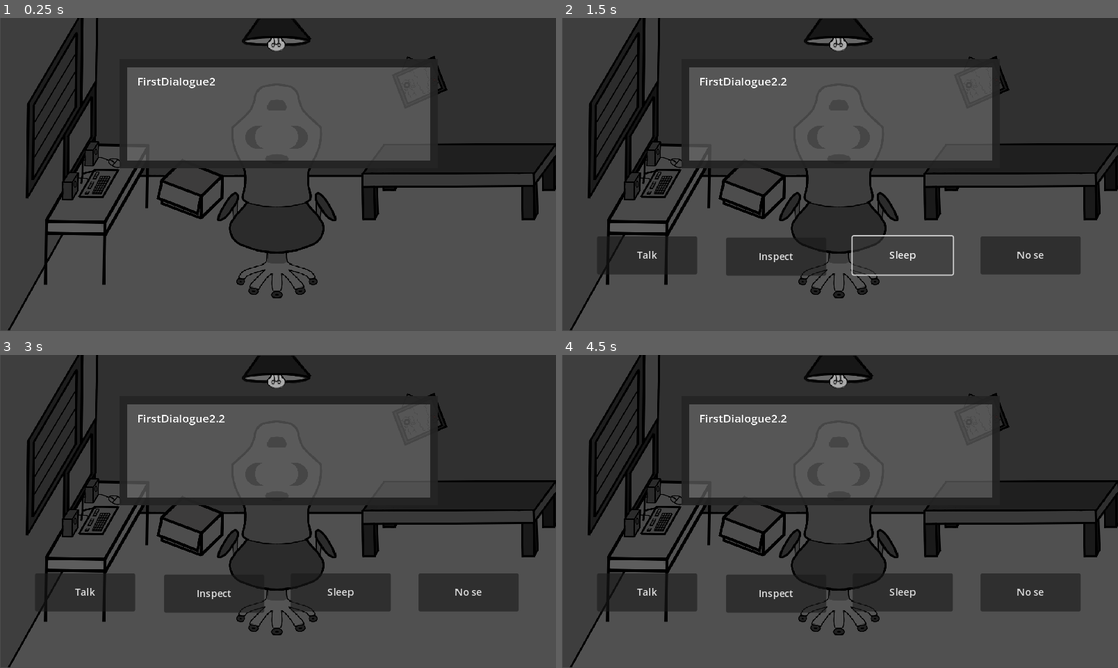
Above: before the commit, frames 1-4 (two rows, left to right).
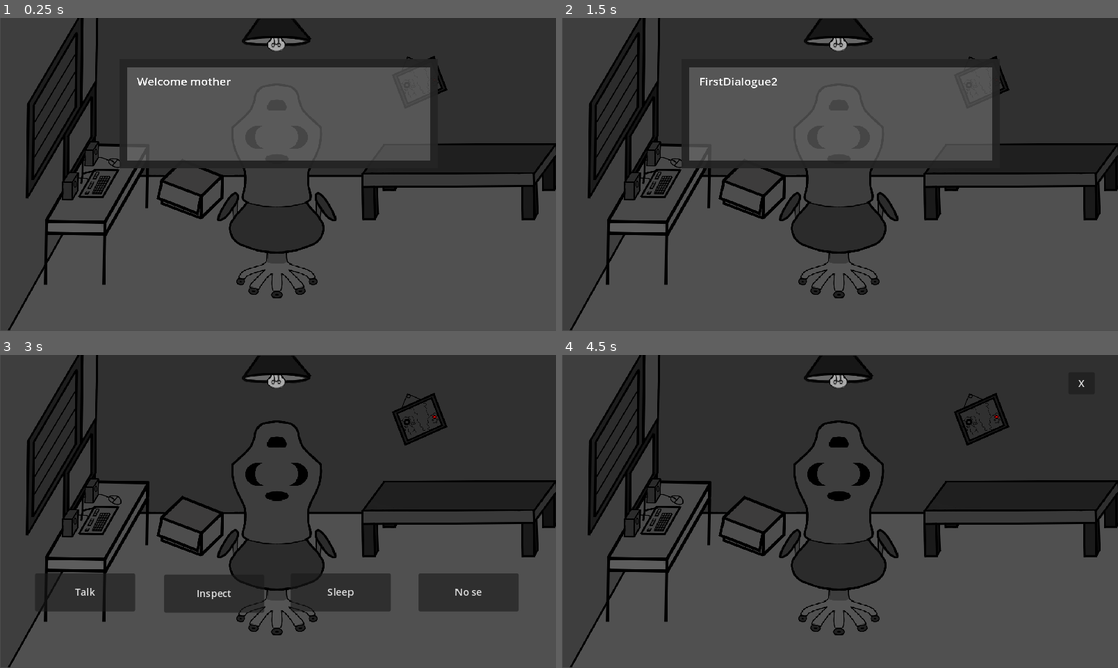
Above: after the commit, the same moments.

Repository: IkerFe/Paranoia
Game: Godot game, scene res://scenes/paranoia.tscn
Same seed, same stepped clock (60 frames per second), same inputs: the game is played once before the commit and once after it.
Inputs (mouse positions are in pixels of both pictures, inside the frame that each line leads up to):
- Up to frame 1 (0.25 s): no input
- Up to frame 2 (1.5 s): tap Enter at 0.5, 0.6 s; move the mouse to (962, 158) at 0.52 s; click (962, 158) at 0.67 s; tap Space at 0.77, 0.8, 1.07 s; click (934, 262) at 1.25 s, where only the run after the commit has a clickable "Yes"
- Up to frame 3 (3 s): click (83, 592) at 2 s, where only the run before the commit has a clickable "Talk"; tap Space at 2.75, 2.85 s; move the mouse to (166, 527) at 2.77 s; click (166, 527) at 2.92 s
- Up to frame 4 (4.5 s): tap Space at 3.02, 3.32 s; tap Enter at 3.05, 4.25, 4.35 s; click (778, 592) at 3.5 s, where only the run after the commit has a clickable "Inspect"; move the mouse to (895, 442) at 4.27 s; click (895, 442) at 4.42 s

The runs differ from the first frame. In frame 1, 0.2% of the frame differs, in the area x 24-42%, y 19-23%; in frame 2, 6.2%; in frame 3, 17%; in frame 4, 24%, in the area x 7-94%, y 8-83%.
Error before the commit: Invalid access of index '0' on a base object of type: 'Array'. (res://scripts/global.gd:12)

Commit message:
Texto funcional

Diff:
--- a/Paranoia/scripts/She.gd
+++ b/Paranoia/scripts/She.gd
@@ -3,44 +3,23 @@
 # Referencia al RichTextLabel que mostrará el diálogo
 @export var dialogueProtagonist: RichTextLabel
 @export var backgroundDialogueProtagonist: Sprite2D
-var numActualDialogue:int = 0
+
 # Para ocultarlo
 func _ready():
-	print("OrderDialogue Value: ", Global.OrderDialogue)  # Verifica el valor actual
-	# Mostrar el primer diálogo al inicio
-	match Global.OrderDialogue:
-		1:
-			Global.dialogue = [
-				"FirstDialogue1",
-				"FirstDialogue1.1",
-				"FirstDialogue1.2",
-				"FirstDialogue1.3",
-				"FirstDialogue1.4",
-				"FirstDialogue1.5",
-			]
-		2:
-			Global.dialogue = [
-				"FirstDialogue2",
-				"FirstDialogue2.1",
-				"FirstDialogue2.2",
-			]
-
-	Global.update_dialogue_text(dialogueProtagonist, numActualDialogue)
+	Global.DialogueActive = true
+	Global.TextDialogueProta()
+	Global.avanzar_dialogo(dialogueProtagonist)
 
 func _input(event):
 	if event.is_pressed() and (
 	event is InputEventMouseButton and event.button_index != MOUSE_BUTTON_WHEEL_UP and event.button_index != MOUSE_BUTTON_WHEEL_DOWN
 	or event is InputEventScreenTouch
 	or event is InputEventKey and (event.keycode == KEY_ENTER or event.keycode == KEY_SPACE)):
-		avanzar_dialogo()
+		Global.avanzar_dialogo(dialogueProtagonist)
+	if Global.EndDialogue == true:
+		end_dialogue()
 
-func avanzar_dialogo():
-	# Si hay más diálogos disponibles, actualiza el texto
-	if numActualDialogue < Global.dialogue.size() - 1:
-		numActualDialogue += 1
-		print(numActualDialogue)
-		Global.update_dialogue_text(dialogueProtagonist,numActualDialogue)
-	else:
+func end_dialogue():
 		match Global.OrderDialogue:
 			1:
 				var textProta = $"TextProta"
@@ -48,7 +27,8 @@
 				var popUp_script = $"PopUpScript"
 				popUp_script.popUpAppear()
 			2:
+				print("OrderDialogue Value: ", Global.OrderDialogue)  # Verifica el valor actual
 				var hide_script = $HideScript
 				hide_script.handle_button_press()
-				Global.Dialogue = false
+				Global.DialogueActive = false
 				queue_free()
--- a/Paranoia/scripts/global.gd
+++ b/Paranoia/scripts/global.gd
@@ -1,13 +1,41 @@
 extends Node
 
 var  InspectObject: bool = false
-var  DialogueActive: bool = true
-var  OrderDialogue: int = 2
+var  DialogueActive: bool = false
+var  EndDialogue: bool = false
+var  OrderDialogue: int = 1
+var  NumActualDialogue:int = -1
+var  Dialogue = []
 # Array con los diálogos
-var dialogue = []
+func TextDialogueProta():
+	match OrderDialogue:
+		1:
+			Dialogue = [
+				"FirstDialogue1",
+				"FirstDialogue1.1",
+				"FirstDialogue1.2",
+				"FirstDialogue1.3",
+				"FirstDialogue1.4",
+				"FirstDialogue1.5",
+				]
+		2:
+			Dialogue = [
+				"FirstDialogue2",
+				"FirstDialogue2.1",
+				"FirstDialogue2.2",
+			]
+# Función para actualizar el texto traducido en el RichTextLabel
+func update_dialogue_text(dialogueProtagonist: RichTextLabel) -> void:
+	# Traducir la clave antes de asignarla al RichTextLabel
+		#print("OrderDialogue Value: ", Global.OrderDialogue)  # Verifica el valor actual
+		var translated_text = tr(Dialogue[NumActualDialogue])
+		dialogueProtagonist.bbcode_text = translated_text
 
-# Función para actualizar el texto traducido en el RichTextLabel
-func update_dialogue_text(dialogueProtagonist: RichTextLabel, numActualDialogue: int) -> void:
-	# Traducir la clave antes de asignarla al RichTextLabel
-	var translated_text = tr(dialogue[numActualDialogue])
-	dialogueProtagonist.bbcode_text = translated_text
+func avanzar_dialogo(dialogueProtagonist: RichTextLabel):
+	# Si hay más diálogos disponibles, actualiza el texto
+	if Global.NumActualDialogue < Global.Dialogue.size() - 1 :
+		Global.NumActualDialogue += 1
+		update_dialogue_text(dialogueProtagonist)
+		print("OrderDialogue Value: ", Global.NumActualDialogue)  # Verifica el valor actual
+	else:
+		EndDialogue = true
--- a/Paranoia/scripts/popUp.gd
+++ b/Paranoia/scripts/popUp.gd
@@ -4,7 +4,6 @@
 @export var yesButton : Button
 @export var noButton : Button
 @export var popUpText: RichTextLabel
-var numActualDialogue = 0
 func popUpAppear():
 	popUp.visible = true
 	yesButton.visible = true
@@ -20,7 +19,7 @@
 func _ready():
 	match Global.OrderDialogue:
 		1:
-			Global.dialogue = [
+			Global.Dialogue = [
 				"ContractUnderAge",
 			]
-	Global.update_dialogue_text(popUpText, numActualDialogue)
+	Global.update_dialogue_text(popUpText)
--- a/Paranoia/scripts/protagonistTextVisible.gd
+++ b/Paranoia/scripts/protagonistTextVisible.gd
@@ -8,7 +8,11 @@
 	background.visible = false
 
 func protagonistTextAppear():
-	Global.OrderDialogue = 2
-	Global.numActualDialogue = 0
+	Global.EndDialogue = false
+	Global.OrderDialogue += 1
+	Global.NumActualDialogue = -1
+	Global.TextDialogueProta()
+	Global.avanzar_dialogo(text)
 	text.visible = true
 	background.visible = true
+	Global.DialogueActive = true
Not shown, added: Paranoia/scenes/par1D7.tmp
Not shown, added: Paranoia/scenes/parE948.tmp
